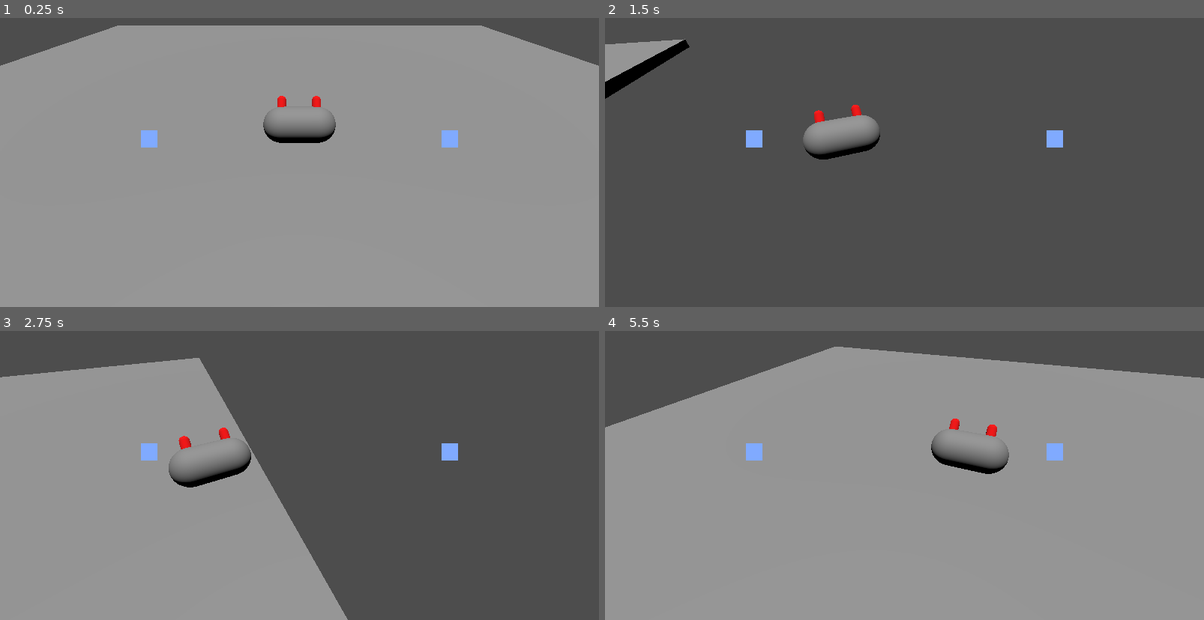
Above: before the commit, frames 1-4 (two rows, left to right).
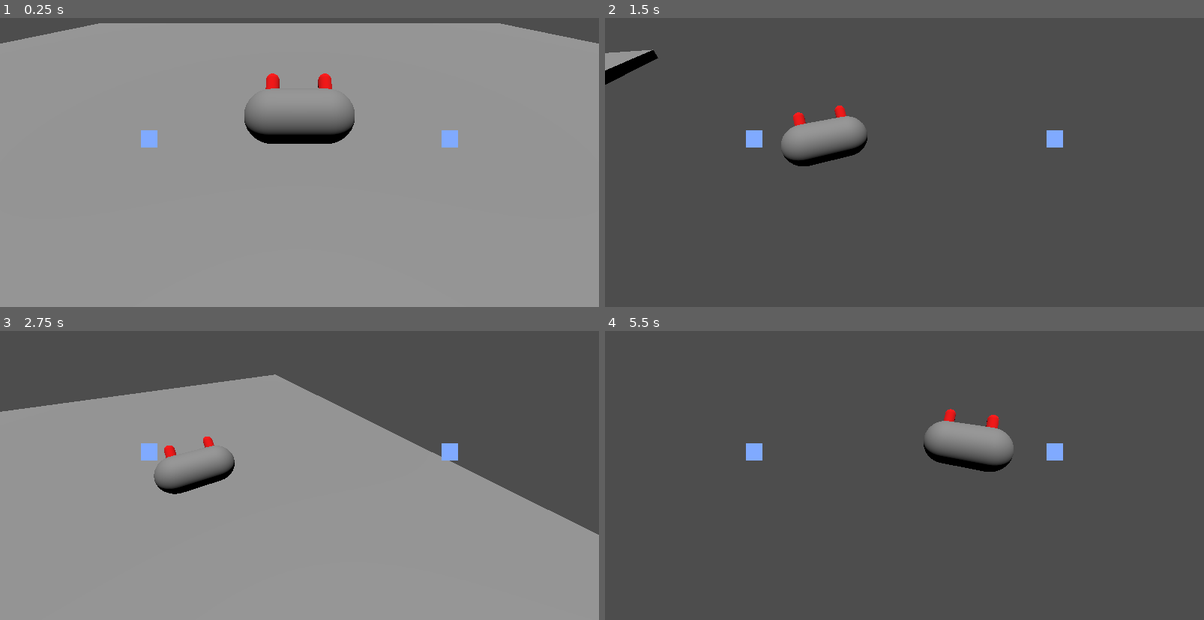
Above: after the commit, the same moments.

Repository: romeshdev/GGJ25
Game: Godot game, scene res://game/RootGame.tscn
The game is run twice, just before and just after one commit, with the same random seed, the same clock (stepped at 60 frames per second) and the same inputs.
Inputs:
- Up to frame 1 (0.25 s): no input
- Up to frame 2 (1.5 s): tap Enter (ui_accept) at 0.5, 0.77 s; hold D (crab_strafe_right) 0.53-1.28 s; hold Down (ui_down) from 1.28 s (still down)
- Up to frame 3 (2.75 s): tap Enter (ui_accept) at 1.52 s; release Down (ui_down) at 2.03 s; hold D (crab_strafe_right) from 2.03 s (still down)
- Up to frame 4 (5.5 s): release D (crab_strafe_right) at 2.78 s; hold Up (ui_up) 2.78-3.53 s; tap Enter (ui_accept) at 3.02, 3.77, 4.52 s; hold A (crab_strafe_left) 3.53-5.03 s; hold Down (ui_down) from 5.03 s (still down)

The runs differ from the first frame. In frame 1, 4.1% of the frame differs, in the area x 0-100%, y 1-44%; in frame 2, 2.3%; in frame 3, 35%; in frame 4, 84%, in the area x 0-100%, y 5-100%.

Commit message:
zoom out when crab is moving

Diff:
--- a/camera/CameraManBehaviour.gd
+++ b/camera/CameraManBehaviour.gd
@@ -1,11 +1,35 @@
 class_name CameraMan extends Node3D
 
 @export var target : Node3D
+@export var boomBack : Node3D
+@export var boomUp : Node3D
 @export var camera : Camera3D
+
+@export var boomBackNear : Node3D
+@export var boomUpNear : Node3D
+@export var boomBackFar : Node3D
+@export var boomUpFar : Node3D
+
+const ZOOM_SPEED : float = 2
+
+var targetZoom : float = 0
+var currentZoom : float = 1
 
 func _ready():
 	assert(target != null)
+	assert(boomBack != null)
+	assert(boomUp != null)
 	assert(camera != null)
+	assert(boomUpNear != null)
+	assert(boomUpNear != null)
+	assert(boomUpFar != null)
+	assert(boomUpFar != null)
 
 func _process(delta):
+	# Face the target
 	camera.look_at(target.global_position)
+
+	# Zoom in and out
+	currentZoom = lerp(currentZoom, targetZoom, ZOOM_SPEED * delta)
+	boomBack.global_position = boomBackFar.global_position.lerp(boomBackNear.global_position, currentZoom)
+	boomUp.global_position = boomUpFar.global_position.lerp(boomUpNear.global_position, currentZoom)
--- a/camera/RootCameraMan.tscn
+++ b/camera/RootCameraMan.tscn
@@ -2,10 +2,38 @@
 
 [ext_resource type="Script" path="res://camera/CameraManBehaviour.gd" id="1_6f5wv"]
 
-[node name="CameraMan" type="Node3D" node_paths=PackedStringArray("camera")]
+[node name="CameraMan" type="Node3D" node_paths=PackedStringArray("boomBack", "boomUp", "camera", "boomBackNear", "boomUpNear", "boomBackFar", "boomUpFar")]
 transform = Transform3D(-4.37114e-08, 0, 1, 0, 1, 0, -1, 0, -4.37114e-08, 0, 0, 0)
 script = ExtResource("1_6f5wv")
-camera = NodePath("Camera3D")
+boomBack = NodePath("BoomBackwards")
+boomUp = NodePath("BoomBackwards/BoomUpwards")
+camera = NodePath("BoomBackwards/BoomUpwards/Camera3D")
+boomBackNear = NodePath("Closest/BoomBackward")
+boomUpNear = NodePath("Closest/BoomBackward/BoomUpwards")
+boomBackFar = NodePath("Furthest/BoomBackward")
+boomUpFar = NodePath("Furthest/BoomBackward/BoomUpwards")
 
-[node name="Camera3D" type="Camera3D" parent="."]
+[node name="BoomBackwards" type="Node3D" parent="."]
+transform = Transform3D(1, 0, 0, 0, 1, 0, 0, 0, 1, -4, 0, 0)
+
+[node name="BoomUpwards" type="Node3D" parent="BoomBackwards"]
+transform = Transform3D(1, 0, 0, 0, 1, 0, 0, 0, 1, 0, 3, 0)
+
+[node name="Camera3D" type="Camera3D" parent="BoomBackwards/BoomUpwards"]
 transform = Transform3D(-4.37114e-08, 0.707107, -0.707107, 0, 0.707107, 0.707107, 1, 3.09086e-08, -3.09086e-08, 0, 0, 0)
+
+[node name="Closest" type="Node3D" parent="."]
+
+[node name="BoomBackward" type="Node3D" parent="Closest"]
+transform = Transform3D(1, 0, 0, 0, 1, 0, 0, 0, 1, -3.5, 0, 0)
+
+[node name="BoomUpwards" type="Node3D" parent="Closest/BoomBackward"]
+transform = Transform3D(1, 0, 0, 0, 1, 0, 0, 0, 1, 0, 2.5, 0)
+
+[node name="Furthest" type="Node3D" parent="."]
+
+[node name="BoomBackward" type="Node3D" parent="Furthest"]
+transform = Transform3D(1, 0, 0, 0, 1, 0, 0, 0, 1, -6, 0, -1.74846e-07)
+
+[node name="BoomUpwards" type="Node3D" parent="Furthest/BoomBackward"]
+transform = Transform3D(1, 0, 0, 0, 1, 0, 0, 0, 1, 0, 4.5, 0)
--- a/crab/CrabBehaviour.gd
+++ b/crab/CrabBehaviour.gd
@@ -15,6 +15,8 @@
 const GRAVITY_MIN : float = 0.5
 const GRAVITY_MAX : float = 2
 
+const HEADCHECK_SPEED : float = 2
+
 var rotation_speed : float = 0.0
 var input_rotation : float = 0.0
 var camera_target_lateral : float = 0.5
@@ -22,15 +24,17 @@
 @export var cameraTarget : Node3D
 @export var cameraTargetStrafeLeft : Node3D
 @export var cameraTargetStrafeRight : Node3D
+@export var cameraMan : CameraMan
 
 func _ready():
 	assert(cameraTarget != null)
 	assert(cameraTargetStrafeLeft != null)
 	assert(cameraTargetStrafeLeft != null)
+	assert(cameraMan != null)
 
 func _process(delta):
-	# Restore position
-	if position.y < -5:
+	# Restore position if you fall off a cliff
+	if position.y < -10:
 		position = Vector3.UP * 3
 		velocity = Vector3.ZERO
 
@@ -67,8 +71,8 @@
 	rotate_y(rotation_speed * delta)
 
 	# Handle strafing
-	var input_strafe = Input.get_axis("crab_strafe_left", "crab_strafe_right")
-	var direction = (transform.basis * Vector3(input_strafe, 0, 0))
+	var input_strafe : float = Input.get_axis("crab_strafe_left", "crab_strafe_right")
+	var direction : Vector3 = (transform.basis * Vector3(input_strafe, 0, 0))
 	if input_strafe:
 		var acceleration = (direction * STRAFE_ACCELERATION * delta).normalized()
 		velocity.x = velocity.x + acceleration.x
@@ -76,8 +80,11 @@
 
 	# Update camera target based on strafe
 	var targetInterpolation : float = (input_strafe + 1) / 2
-	camera_target_lateral = lerp(camera_target_lateral, targetInterpolation, delta)
+	camera_target_lateral = lerp(camera_target_lateral, targetInterpolation, delta * HEADCHECK_SPEED)
 	cameraTarget.global_position = cameraTargetStrafeLeft.global_position.lerp(cameraTargetStrafeRight.global_position, camera_target_lateral)
+
+	# Update camera zoom based on strafe
+	cameraMan.targetZoom = 1 - abs(input_strafe)
 
 	# Handle friction
 	var deceleration = STRAFE_DECELERATION * delta
--- a/crab/RootCrab.tscn
+++ b/crab/RootCrab.tscn
@@ -10,11 +10,12 @@
 
 [sub_resource type="CapsuleShape3D" id="CapsuleShape3D_bj1mu"]
 
-[node name="RootCrab" type="CharacterBody3D" node_paths=PackedStringArray("cameraTarget", "cameraTargetStrafeLeft", "cameraTargetStrafeRight")]
+[node name="RootCrab" type="CharacterBody3D" node_paths=PackedStringArray("cameraTarget", "cameraTargetStrafeLeft", "cameraTargetStrafeRight", "cameraMan")]
 script = ExtResource("1_06tpv")
 cameraTarget = NodePath("CameraTarget")
 cameraTargetStrafeLeft = NodePath("CameraTargetStafeLeft")
 cameraTargetStrafeRight = NodePath("CameraTargetStafeRight")
+cameraMan = NodePath("CameraMan")
 
 [node name="Mesh" type="Node3D" parent="."]
 transform = Transform3D(-4.37114e-08, 0, 1, 0, 1, 0, -1, 0, -4.37114e-08, 0, 0, 0)
@@ -38,7 +39,6 @@
 shape = SubResource("CapsuleShape3D_bj1mu")
 
 [node name="CameraMan" parent="." node_paths=PackedStringArray("target") instance=ExtResource("2_0bkup")]
-transform = Transform3D(-4.37114e-08, 0, 1, 0, 1, 0, -1, 0, -4.37114e-08, 0, 4, 5)
 target = NodePath("../CameraTarget")
 
 [node name="CameraTarget" type="Node3D" parent="."]
